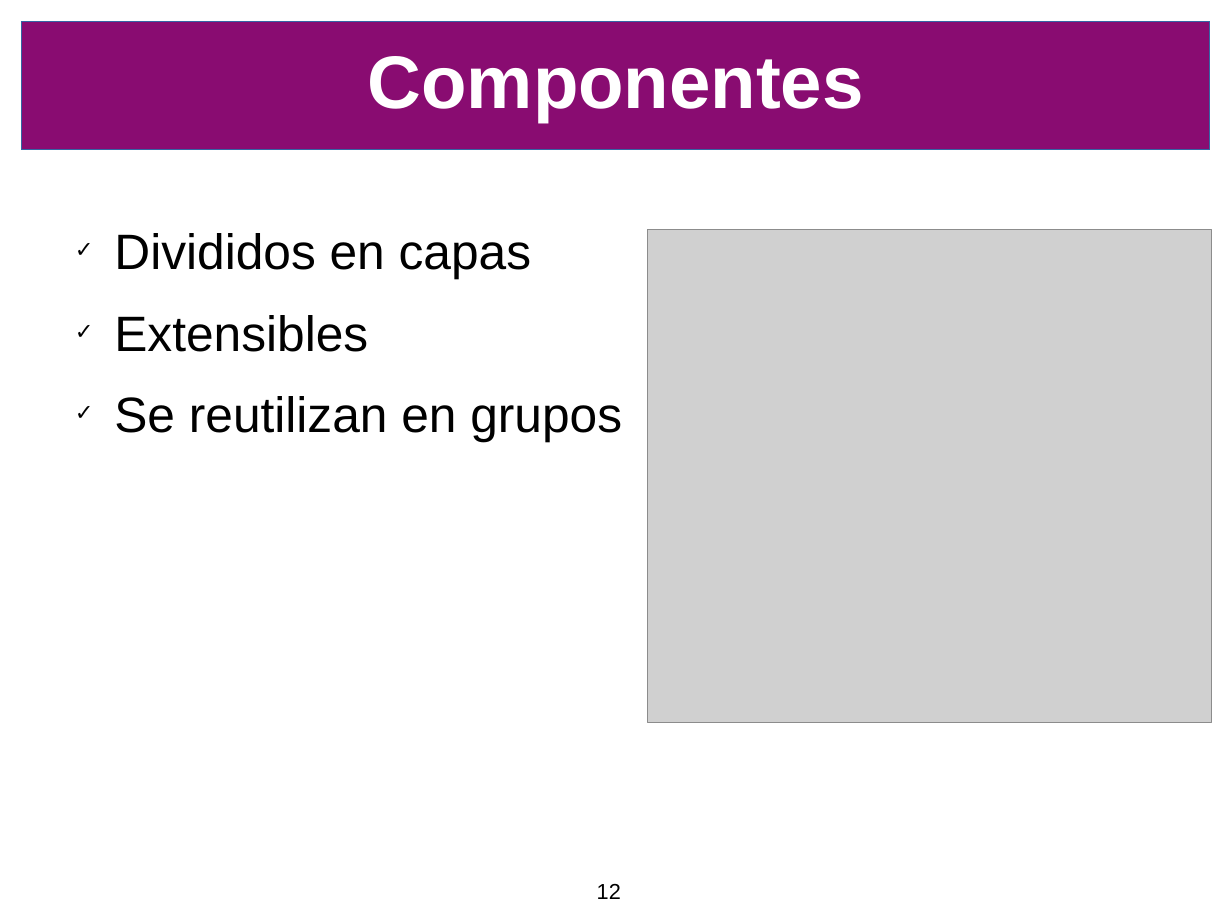
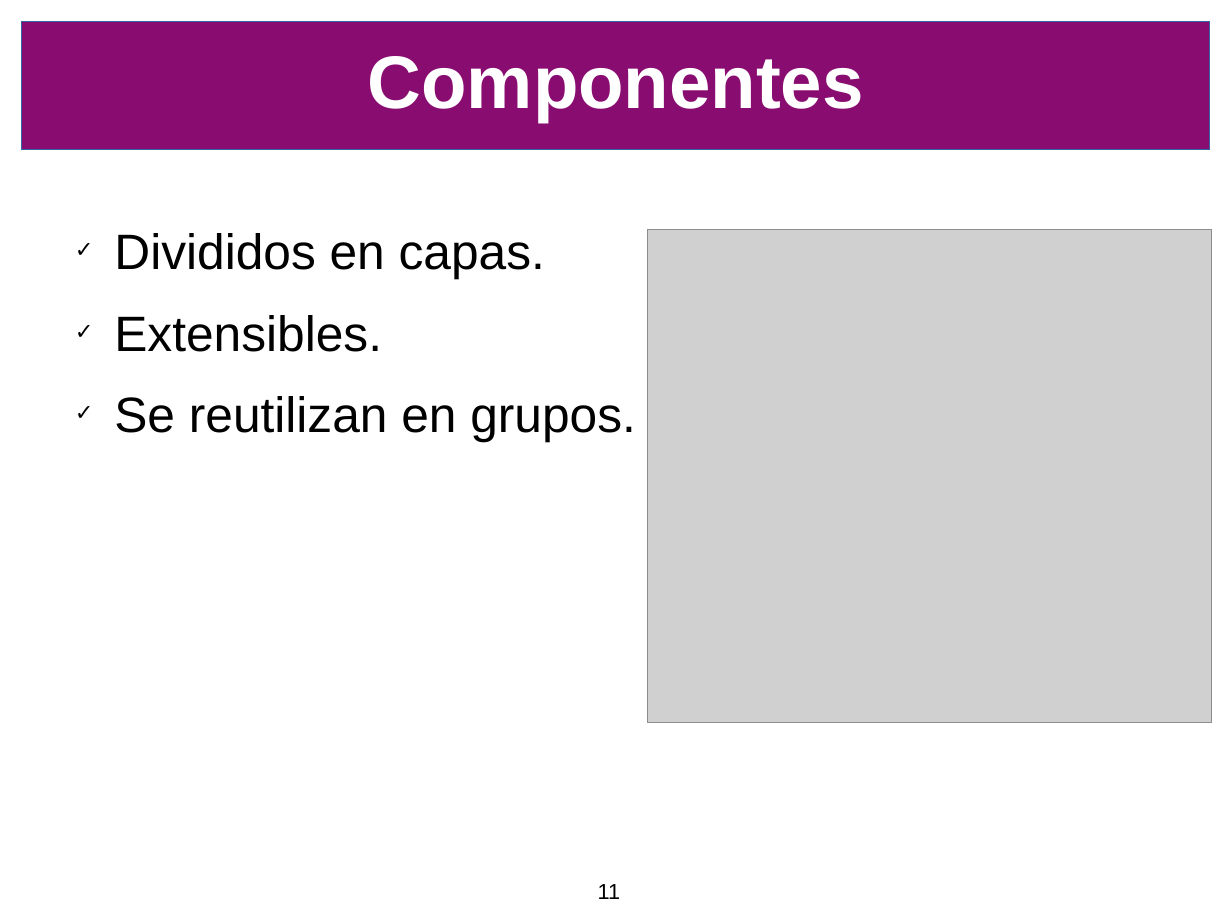
Before and after one commit to SIU-Toba/framework, a slide deck: slide 11 of doc/presentacion/CafeConf2006.odp (slide 12 before the commit). Drawn at 1232x924 pixels with LibreOffice and Linux fonts; fonts in the diff are those of the drawing; grey boxes stand for pictures; background and template pictures are left out. Boxes give left, top, right and bottom in pixels: in the first picture for what was removed or moved away, otherwise in the second. Text is boxed around its words. In the diff, an @@ line names an element or a change of style, - is before the commit and + after.

```diff
--- a/doc/presentacion/CafeConf2006.odp
+++ b/doc/presentacion/CafeConf2006.odp
@@ text at bbox=[114, 233, 636, 442]: text changed @@
-✓ Divididos en capas
-✓ Extensibles
-✓ Se reutilizan en grupos
+✓ Divididos en capas.
+✓ Extensibles.
+✓ Se reutilizan en grupos.
@@ page number at bbox=[598, 884, 621, 899]: text changed @@
-12
+11
```
Also in this commit, not shown: 13 other slides changed, 4 slides added, 1 slide removed, 2 other files.
